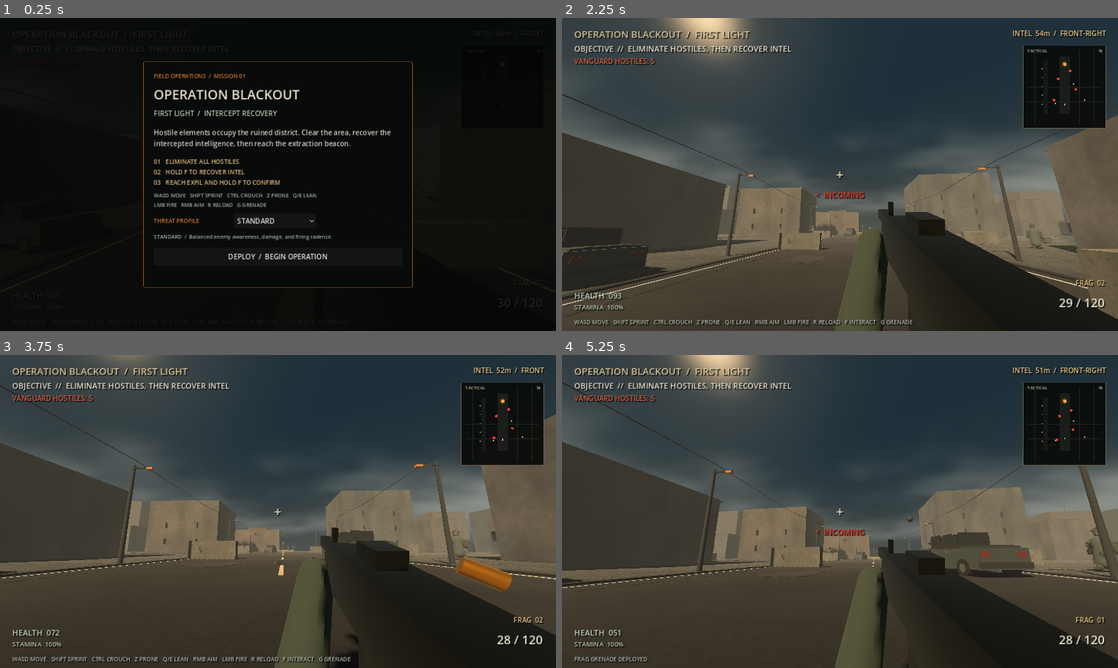
Above: before the commit, frames 1-4 (two rows, left to right).
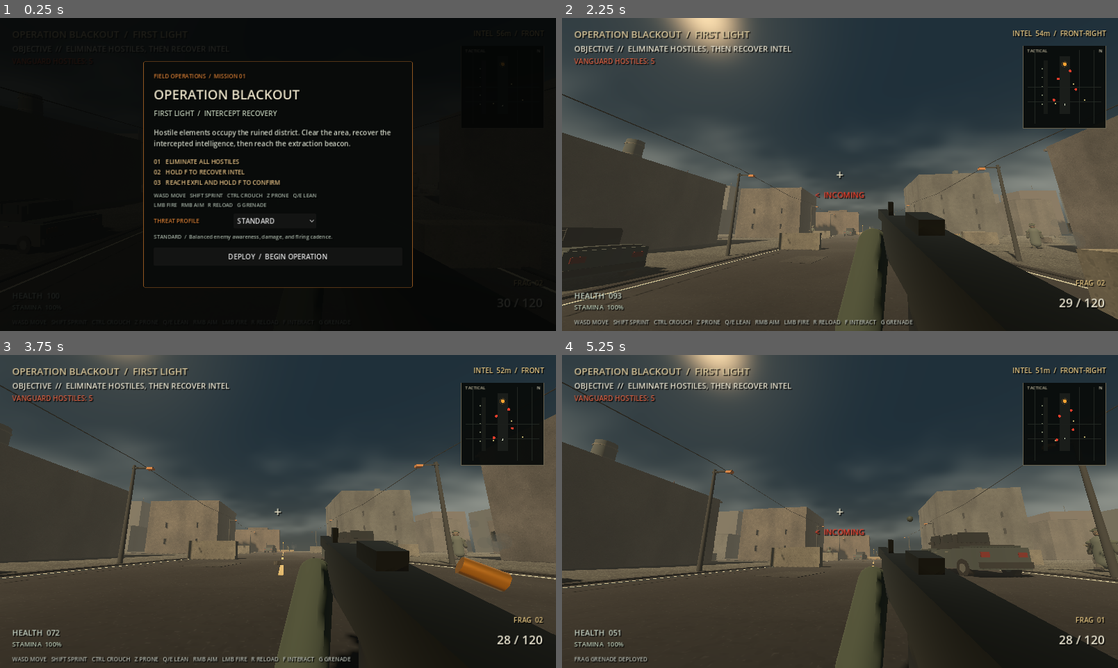
Above: after the commit, the same moments.

Repository: Liladizilla/operation-blackout
Game: Godot game, scene res://scenes/main.tscn
Two runs of this game, one before a commit and one after it. Both use one fixed random seed, a clock stepped at 60 frames per second and the inputs below.
Inputs (mouse positions are in pixels of both pictures, inside the frame that each line leads up to):
- Up to frame 1 (0.25 s): no input
- Up to frame 2 (2.25 s): click "DEPLOY / BEGIN OPERATION" at 0.5 s; tap Enter at 1.25 s; move the mouse to (867, 174) at 1.27 s; hold W (move_forward) from 1.28 s (still down); tap Ctrl (crouch) at 1.35 s; click (867, 174) at 1.42 s; tap Space (jump) at 1.52, 1.82 s; move the mouse to (812, 174) at 2.02 s; tap F (interact) at 2.1 s
- Up to frame 3 (3.75 s): keep holding W (move_forward); tap Space (jump) at 2.27, 2.57 s; move the mouse to (289, 505) at 2.77 s; tap Z (prone) at 2.85 s; move the mouse to (272, 517) at 3.52 s; tap Shift (sprint) at 3.6 s; click (272, 517) at 3.67 s
- Up to frame 4 (5.25 s): keep holding W (move_forward); tap Space (jump) at 3.77, 4.07, 4.52, 4.82 s; move the mouse to (878, 514) at 4.27 s; tap G (throw_grenade) at 4.35 s; move the mouse to (795, 508) at 5.02 s; tap Enter at 5.1 s

The runs differ from the first frame. In frame 2, 0.2% of the frame differs, in the area x 11-72%, y 38-50%; in frame 3, less than 0.1%; in frame 4, 0.2%, in the area x 5-76%, y 26-43%.

Commit message:
Add weathered facade services and rooftop water tanks

Diff:
--- a/scripts/main.gd
+++ b/scripts/main.gd
@@ -382,6 +382,49 @@
     var building := _box("Building", pos + Vector3(0,size.y/2,0), size, color, true)
     building.add_to_group("arena_buildings")
     _box("RoofRubble", pos + Vector3(0,size.y + 0.3,0), Vector3(size.x*0.45,0.6,size.z*0.5), color.darkened(0.18), true)
+
+    # Roof services add recognizable scale cues to the otherwise damaged roofline.
+    if int(abs(pos.x)) % 2 == 0:
+        var tank_root := Node3D.new()
+        tank_root.name = "RooftopWaterTank"
+        tank_root.position = Vector3(pos.x + size.x * 0.24, pos.y + size.y + 1.25, pos.z + size.z * 0.12)
+        tank_root.add_to_group("roof_water_tanks")
+        add_child(tank_root)
+        var tank := MeshInstance3D.new()
+        var tank_mesh := CylinderMesh.new()
+        tank_mesh.top_radius = 0.58
+        tank_mesh.bottom_radius = 0.62
+        tank_mesh.height = 1.65
+        tank.mesh = tank_mesh
+        tank.material_override = _material(Color(0.16, 0.19, 0.18))
+        tank_root.add_child(tank)
+        for band_y in [-0.48, 0.43]:
+            var band := MeshInstance3D.new()
+            var band_mesh := CylinderMesh.new()
+            band_mesh.top_radius = 0.635
+            band_mesh.bottom_radius = 0.635
+            band_mesh.height = 0.075
+            band.mesh = band_mesh
+            band.position.y = band_y
+            band.material_override = _material(Color(0.29, 0.28, 0.24))
+            tank_root.add_child(band)
+        var tank_base := MeshInstance3D.new()
+        var tank_base_mesh := BoxMesh.new()
+        tank_base_mesh.size = Vector3(1.2, 0.16, 1.2)
+        tank_base.mesh = tank_base_mesh
+        tank_base.position.y = -0.9
+        tank_base.material_override = _material(Color(0.25, 0.24, 0.21))
+        tank_root.add_child(tank_base)
+        var tank_pipe := MeshInstance3D.new()
+        var tank_pipe_mesh := CylinderMesh.new()
+        tank_pipe_mesh.top_radius = 0.055
+        tank_pipe_mesh.bottom_radius = 0.055
+        tank_pipe_mesh.height = 0.9
+        tank_pipe.mesh = tank_pipe_mesh
+        tank_pipe.position = Vector3(0.42, -0.78, 0.36)
+        tank_pipe.material_override = _material(Color(0.11, 0.13, 0.12))
+        tank_root.add_child(tank_pipe)
+
     # Repeated window bays with recessed glass, chipped concrete surrounds, and sill lines.
     var columns := maxi(2, int(size.x / 3.0))
     var rows := maxi(1, int(size.y / 3.2))
@@ -398,6 +441,9 @@
             _box("WindowSill", Vector3(wx, wy - 0.64, pos.z - size.z * 0.5 - 0.08), Vector3(ww + 0.28, 0.13, 0.18), color.darkened(0.12), false)
             if (row + col) % 4 == 1:
                 _box("BrokenShutter", Vector3(wx + ww * 0.25, wy, pos.z - size.z * 0.5 - 0.13), Vector3(0.08, 0.95, 0.08), Color(0.16, 0.15, 0.12), false)
+            if (row + col) % 2 == 0:
+                var grime := _box("RainStreakWeathering", Vector3(wx - ww * 0.24, wy - 0.93, pos.z - size.z * 0.5 - 0.075), Vector3(0.065, 0.42 + float((row + col) % 3) * 0.12, 0.025), Color(0.18, 0.18, 0.16), false)
+                grime.add_to_group("facade_weathering")
     # One damaged balcony per block gives the skyline a different silhouette
     # while keeping the collision hull simple and predictable.
     var balcony_col := columns - 1 if pos.x < 0.0 else 0
@@ -423,6 +469,17 @@
         var rebar := _box("RustedRebar", Vector3(pos.x + (-0.32 if damage_index == 0 else 0.34) * size.x, pos.y + size.y + 0.34, pos.z - size.z * 0.2), Vector3(0.045, 0.78, 0.045), Color(0.23, 0.12, 0.075), false)
         rebar.rotation_degrees.z = 24.0 if damage_index == 0 else -21.0
         rebar.add_to_group("facade_damage_details")
+    # Surface-mounted electrical service hardware and conduit runs.
+    var service_x := pos.x + size.x * 0.37
+    var service_y := pos.y + 1.35
+    var front_z := pos.z - size.z * 0.5 - 0.13
+    var junction := _box("FacadeElectricalJunction", Vector3(service_x, service_y, front_z), Vector3(0.42, 0.48, 0.16), Color(0.16, 0.17, 0.15), false)
+    junction.add_to_group("facade_service_details")
+    var conduit := _box("FacadeConduit", Vector3(service_x + 0.3, service_y + 0.7, front_z - 0.015), Vector3(0.055, 1.45, 0.055), Color(0.10, 0.12, 0.11), false)
+    conduit.add_to_group("facade_service_details")
+    var conduit_elbow := _box("FacadeConduitElbow", Vector3(service_x + 0.15, service_y + 1.42, front_z - 0.015), Vector3(0.34, 0.055, 0.055), Color(0.10, 0.12, 0.11), false)
+    conduit_elbow.add_to_group("facade_service_details")
+
     var ac_unit := _box("BatteredAirConditioner", Vector3(pos.x + size.x * 0.27, pos.y + minf(3.1, size.y * 0.52), pos.z - size.z * 0.5 - 0.24), Vector3(0.72, 0.46, 0.28), Color(0.19, 0.20, 0.18), true)
     ac_unit.add_to_group("facade_damage_details")
     for grille_index in range(3):
